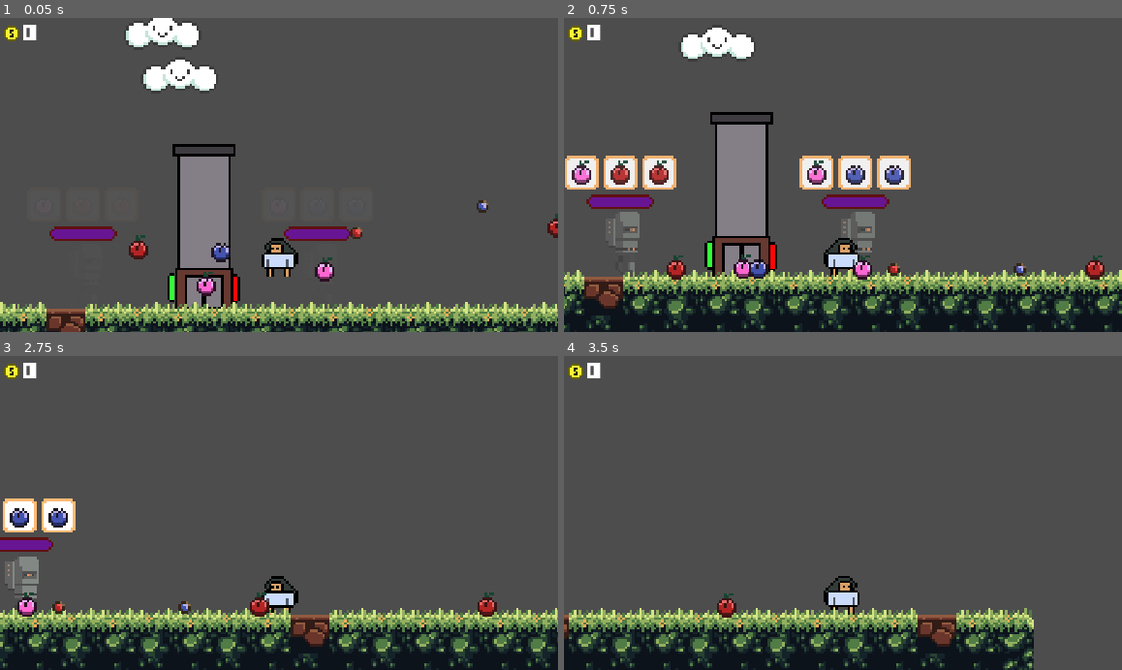
Above: before the commit, frames 1-4 (two rows, left to right).
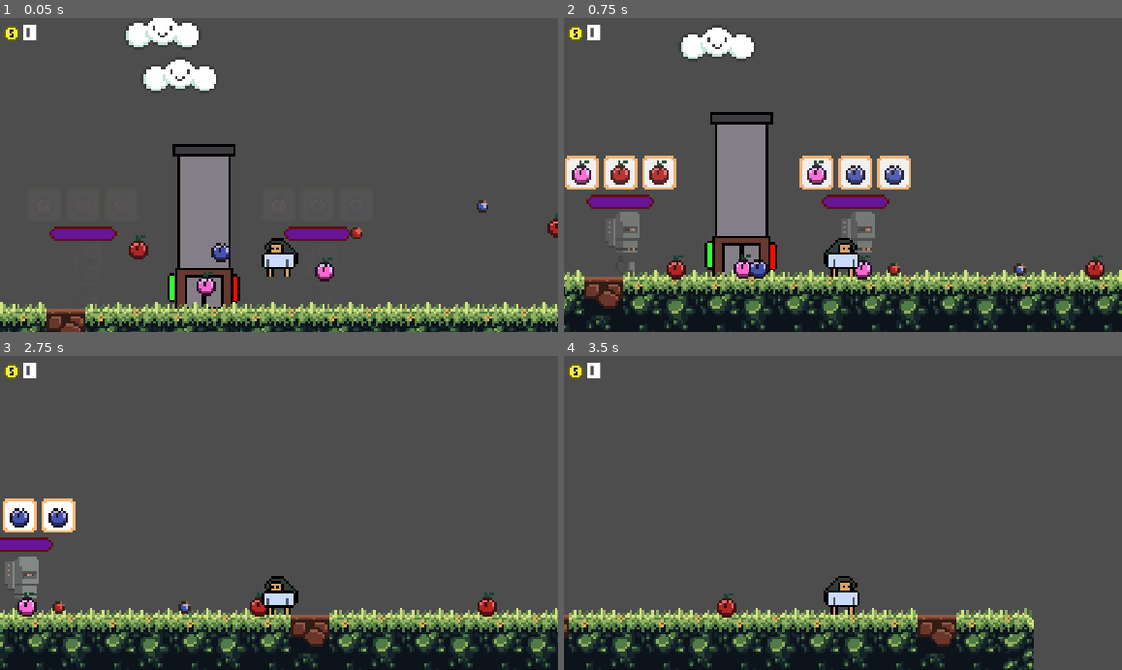
Above: after the commit, the same moments.

Repository: Bbubbee/Forage
Game: Godot game, scene res://scenes/main/main.tscn
Same seed, same stepped clock (60 frames per second), same inputs: the game is played once before the commit and once after it. This scene is started directly instead of the project's main scene.
Inputs (mouse positions are in pixels of both pictures, inside the frame that each line leads up to):
- Up to frame 1 (0.05 s): no input
- Up to frame 2 (0.75 s): move the mouse to (859, 237) at 0.52 s; hold D (right) from 0.53 s (still down); hold X (interact) from 0.53 s (still down)
- Up to frame 3 (2.75 s): tap Space (jump) at 0.77, 1.52 s; move the mouse to (167, 528) at 1.27 s; release X (interact) at 1.28 s; right-click (167, 528) at 1.35 s; tap X (interact) at 1.55 s; move the mouse to (334, 443) at 2.02 s; release D (right) at 2.03 s; hold A (left) from 2.03 s (still down); hold X (interact) from 2.03 s (still down)
- Up to frame 4 (3.5 s): move the mouse to (815, 575) at 2.77 s; release A (left) at 2.78 s; release X (interact) at 2.78 s; hold D (right) from 2.78 s (still down); click (815, 575) at 2.85 s; tap Space (jump) at 3.02 s; tap X (interact) at 3.05 s

Frame 1 is identical in both runs. In frame 2, less than 0.1% of the frame differs, in the area x 47-53%, y 77-83%; in frame 3, less than 0.1%, in the area x 46-53%, y 75-83%; in frame 4, less than 0.1%.

Commit message:
add thumbnail and fix dum bugs

Diff:
--- a/project.godot
+++ b/project.godot
@@ -64,6 +64,7 @@
 interact={
 "deadzone": 0.5,
 "events": [Object(InputEventKey,"resource_local_to_scene":false,"resource_name":"","device":-1,"window_id":0,"alt_pressed":false,"shift_pressed":false,"ctrl_pressed":false,"meta_pressed":false,"pressed":false,"keycode":0,"physical_keycode":88,"key_label":0,"unicode":120,"echo":false,"script":null)
+, Object(InputEventKey,"resource_local_to_scene":false,"resource_name":"","device":-1,"window_id":0,"alt_pressed":false,"shift_pressed":false,"ctrl_pressed":false,"meta_pressed":false,"pressed":false,"keycode":0,"physical_keycode":69,"key_label":0,"unicode":101,"echo":false,"script":null)
 ]
 }
 destroy={
--- a/scenes/forageables/base_fruit.gd
+++ b/scenes/forageables/base_fruit.gd
@@ -2,6 +2,7 @@
 class_name Fruit
 
 
+@export var fruit_name: String = "apple"
 
 # Get the gravity from the project settings to be synced with RigidBody nodes.
 @onready var sprite = $General/Sprite
--- a/scenes/forageables/blueberry.tscn
+++ b/scenes/forageables/blueberry.tscn
@@ -4,6 +4,7 @@
 [ext_resource type="Texture2D" uid="uid://d3twsoe1qxdpn" path="res://assets/fruits/blueberry-Sheet.png" id="2_rhsi1"]
 
 [node name="Blueberry" instance=ExtResource("1_kht1j")]
+fruit_name = "blueberry"
 
 [node name="Sprite" parent="General" index="0"]
 texture = ExtResource("2_rhsi1")
--- a/scenes/forageables/peach.tscn
+++ b/scenes/forageables/peach.tscn
@@ -3,3 +3,4 @@
 [ext_resource type="PackedScene" uid="uid://cbtjcxmg5v5w2" path="res://scenes/forageables/base_fruit.tscn" id="1_bwa5v"]
 
 [node name="Peach" instance=ExtResource("1_bwa5v")]
+fruit_name = "peach"
--- a/scenes/forageables/trees/adult.gd
+++ b/scenes/forageables/trees/adult.gd
@@ -31,8 +31,6 @@
 
 			# Randomly choose a marker to spawn in.
 			var fruit = actor.fruit_scene.instantiate()
-			fruit.name = actor.fruit_name
-			print(fruit.name)
 			$"../../Pop".play()
 
 			# TODO: Check if all spawns have been taken.
--- a/scenes/levels/level_1.tscn
+++ b/scenes/levels/level_1.tscn
@@ -209,6 +209,7 @@
 grow_vertical = 2
 size_flags_horizontal = 4
 size_flags_vertical = 4
+mouse_filter = 2
 theme_override_colors/font_selected_color = Color(0.894118, 0, 1, 1)
 theme_override_colors/font_shadow_color = Color(1, 0, 0.917647, 1)
 theme_override_fonts/normal_font = ExtResource("15_kmyej")
@@ -224,6 +225,7 @@
 anchor_bottom = 1.0
 grow_horizontal = 2
 grow_vertical = 2
+mouse_filter = 2
 script = ExtResource("11_m4x1h")
 
 [node name="ColorRect" type="ColorRect" parent="LevelManager/UI/PauseMenu"]
@@ -233,6 +235,7 @@
 anchor_bottom = 1.0
 grow_horizontal = 2
 grow_vertical = 2
+mouse_filter = 2
 color = Color(0, 0, 0, 0.521569)
 
 [node name="VBoxContainer" type="VBoxContainer" parent="LevelManager/UI/PauseMenu"]
@@ -248,13 +251,16 @@
 offset_bottom = 20.0
 grow_horizontal = 2
 grow_vertical = 2
+mouse_filter = 2
 
 [node name="ResumeButton" type="Button" parent="LevelManager/UI/PauseMenu/VBoxContainer"]
 layout_mode = 2
+mouse_filter = 1
 text = "Resume"
 
 [node name="RestartButton" type="Button" parent="LevelManager/UI/PauseMenu/VBoxContainer"]
 layout_mode = 2
+mouse_filter = 1
 text = "Restart"
 
 [node name="FinishScreen" type="Control" parent="LevelManager/UI"]
--- a/scenes/levels/tutorial_level.tscn
+++ b/scenes/levels/tutorial_level.tscn
@@ -144,7 +144,7 @@
 offset_bottom = 57.0
 theme_override_font_sizes/normal_font_size = 10
 text = "Throw fruits into top of machine
-Press 'x' to interact
+Press x or e to interact
 Press middle of machine to see contents
 Press green button to juice!"
 
@@ -163,7 +163,7 @@
 offset_top = -19.0
 offset_right = 222.0
 offset_bottom = 53.0
-text = "Press x to see robots order
+text = "Press x or e to see robots order
 Throw juice at them to serve"
 metadata/_edit_use_anchors_ = true
 
@@ -182,7 +182,7 @@
 offset_top = 18.0
 offset_right = 221.0
 offset_bottom = 90.0
-text = "Press x to start the game!"
+text = "Press x or e to start the game!"
 metadata/_edit_use_anchors_ = true
 
 [node name="Message7" parent="HelpMessages" instance=ExtResource("3_dhrfi")]
--- a/scenes/player/player.tscn
+++ b/scenes/player/player.tscn
@@ -18,9 +18,10 @@
 size = Vector2(11, 15)
 
 [sub_resource type="RectangleShape2D" id="RectangleShape2D_g00yc"]
-size = Vector2(255, 106)
+size = Vector2(257.5, 94)
 
 [node name="Player" type="CharacterBody2D"]
+z_index = 100
 collision_layer = 2
 collision_mask = 25
 script = ExtResource("1_l3gl0")
@@ -54,7 +55,7 @@
 editor_description = "You have to click and drag from this area to throw a fruit."
 
 [node name="Collider" type="CollisionShape2D" parent="General/ThrowArea"]
-position = Vector2(7, -8)
+position = Vector2(8.25, -20)
 shape = SubResource("RectangleShape2D_g00yc")
 debug_color = Color(0.662745, 0.486275, 0.45098, 0.419608)
 
--- a/scenes/shop/suck_shop.gd
+++ b/scenes/shop/suck_shop.gd
@@ -25,9 +25,8 @@
 	animator.play("suck")
 	print(body.name)
 
-	var fruit_name = body.name.rstrip("1234567890")  # Remove numbers from name.
-	print(fruit_name)
-	print(typeof(body))
+	var fruit_name = body.fruit_name  # body.name.rstrip("1234567890")  # Remove numbers from name.
+
 	juice.append(fruit_name)
 	contents += 1
 	body.queue_free()
Binary file added: assets/fruits/thumbnail.aseprite
Binary file added: assets/fruits/thumbnail.png
Not shown, added: assets/fruits/thumbnail.png.import
Not shown, changed: export_presets.cfg
